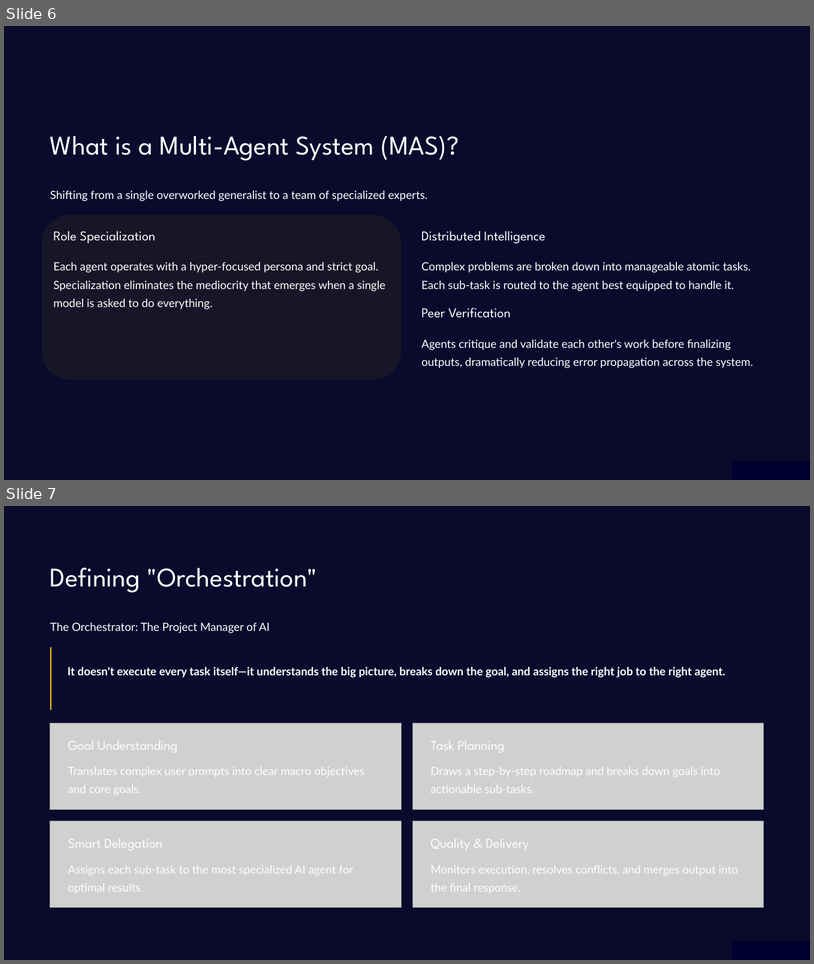
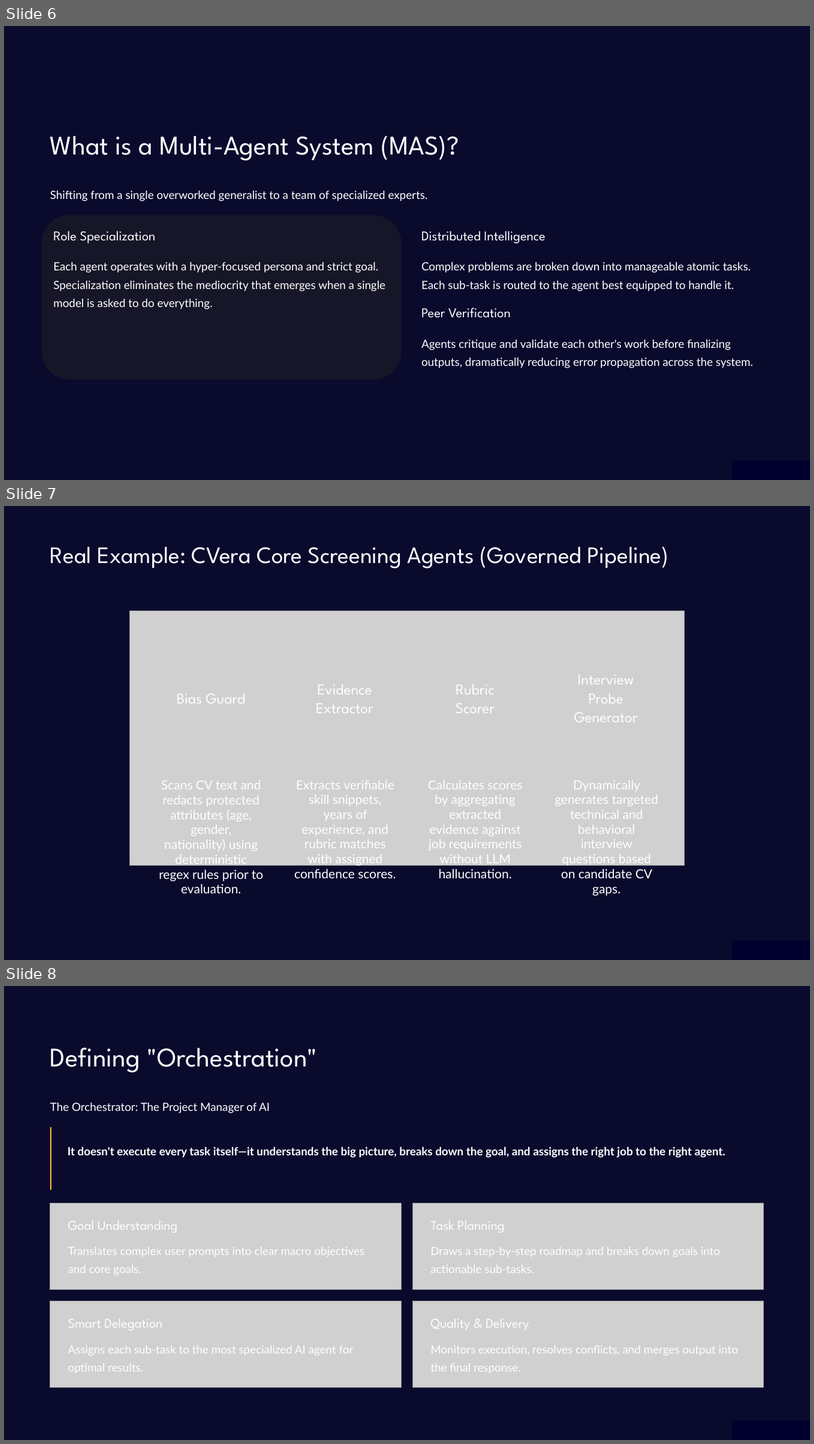
Before and after one commit to NadaNaguib/hr-screening-copilot, a slide deck: teaching/Multi-Agent-Orchestration.pptx. Shown one above the other, each under a label of ours: slides 6 and 7 before the commit, slides 6, 7 and 8 after it. The pictures are 814x964 and 814x1444 pixels, drawn with LibreOffice and Linux fonts; fonts in the diff are those of the drawing; grey boxes stand for pictures; background and template pictures are left out; a plain dark background stands for a picture behind light text. Boxes give left, top, right and bottom in pixels: in the first picture for what was removed or moved away, otherwise in the second. Text is boxed around its words. In the diff, an @@ line names an element or a change of style, - is before the commit and + after.

Commit message:
docs(all): align repository documentation and teaching pack with CVera architecture
- Update presentation slides in teaching/ to match 4-stage pipeline
- Refine LangGraph typed state snippets and clean up slide copy
- Sync documentation files with repository requirements

Closes #16

```diff
--- a/teaching/Multi-Agent-Orchestration.pptx
+++ b/teaching/Multi-Agent-Orchestration.pptx
@@ slide 7 added at (x1=4, y1=506, x2=810, y2=960), background picture (left out); not listed: 1 template element that a slide beside it also shows @@
@@ text added at (x1=50, y1=547, x2=669, y2=568), 28 pt, text #FFFFFF @@
+Real Example: CVera Core Screening Agents (Governed Pipeline)
@@ picture added at (x1=130, y1=611, x2=685, y2=865) @@
@@ text added at (x1=316, y1=684, x2=374, y2=713), 18 pt, text #FFFFFF @@
+Evidence Extractor
@@ text added at (x1=456, y1=684, x2=495, y2=713), 18 pt, text #FFFFFF @@
+Rubric
+Scorer
@@ text added at (x1=575, y1=675, x2=638, y2=722), 18 pt, text #FFFFFF @@
+Interview
+Probe
+Generator
@@ text added at (x1=177, y1=693, x2=246, y2=703), 18 pt, text #FFFFFF @@
+Bias Guard
@@ text added at (x1=159, y1=780, x2=263, y2=893), 15 pt, text #FFFFFF @@
+Scans CV text and redacts protected attributes (age, gender, nationality) using deterministic regex rules prior to evaluation.
@@ text added at (x1=294, y1=780, x2=396, y2=878), 15 pt, text #FFFFFF @@
+Extracts verifiable skill snippets, years of experience, and rubric matches with assigned confidence scores.
@@ text added at (x1=428, y1=780, x2=522, y2=878), 15 pt, text #FFFFFF @@
+Calculates scores by aggregating extracted evidence against job requirements without LLM hallucination.
@@ text added at (x1=555, y1=780, x2=659, y2=895), 15 pt, text #FFFFFF @@
+Dynamically generates targeted technical and behavioral interview questions based on candidate CV gaps.
@@ rectangle added at (x1=733, y1=940, x2=810, y2=960), fill #00002E @@
@@ what was slide 7 is now slide 8 @@
```
Also in this commit, not shown: 1 slide changed, 3 other slides added, 5 slides removed, 1 other file.
